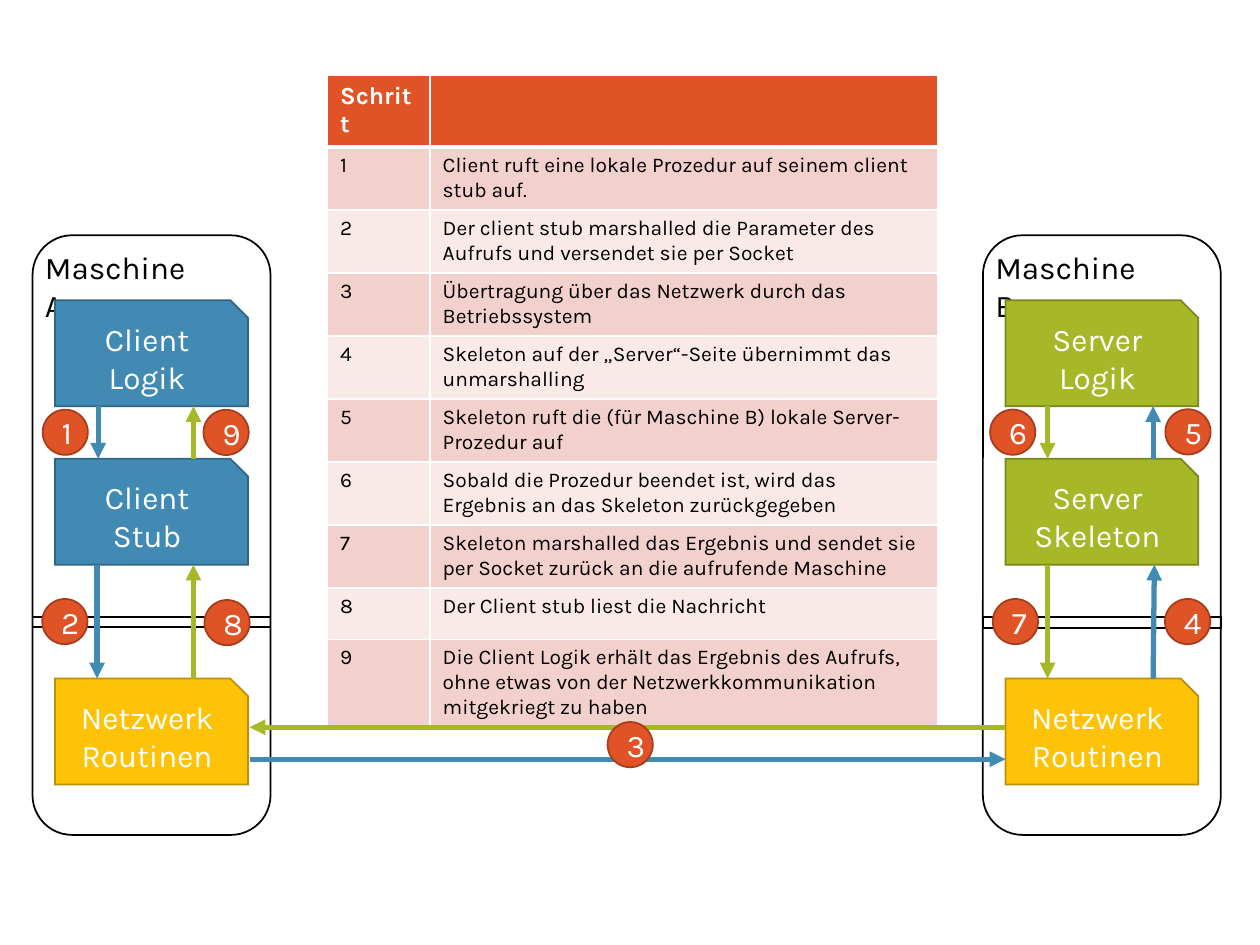
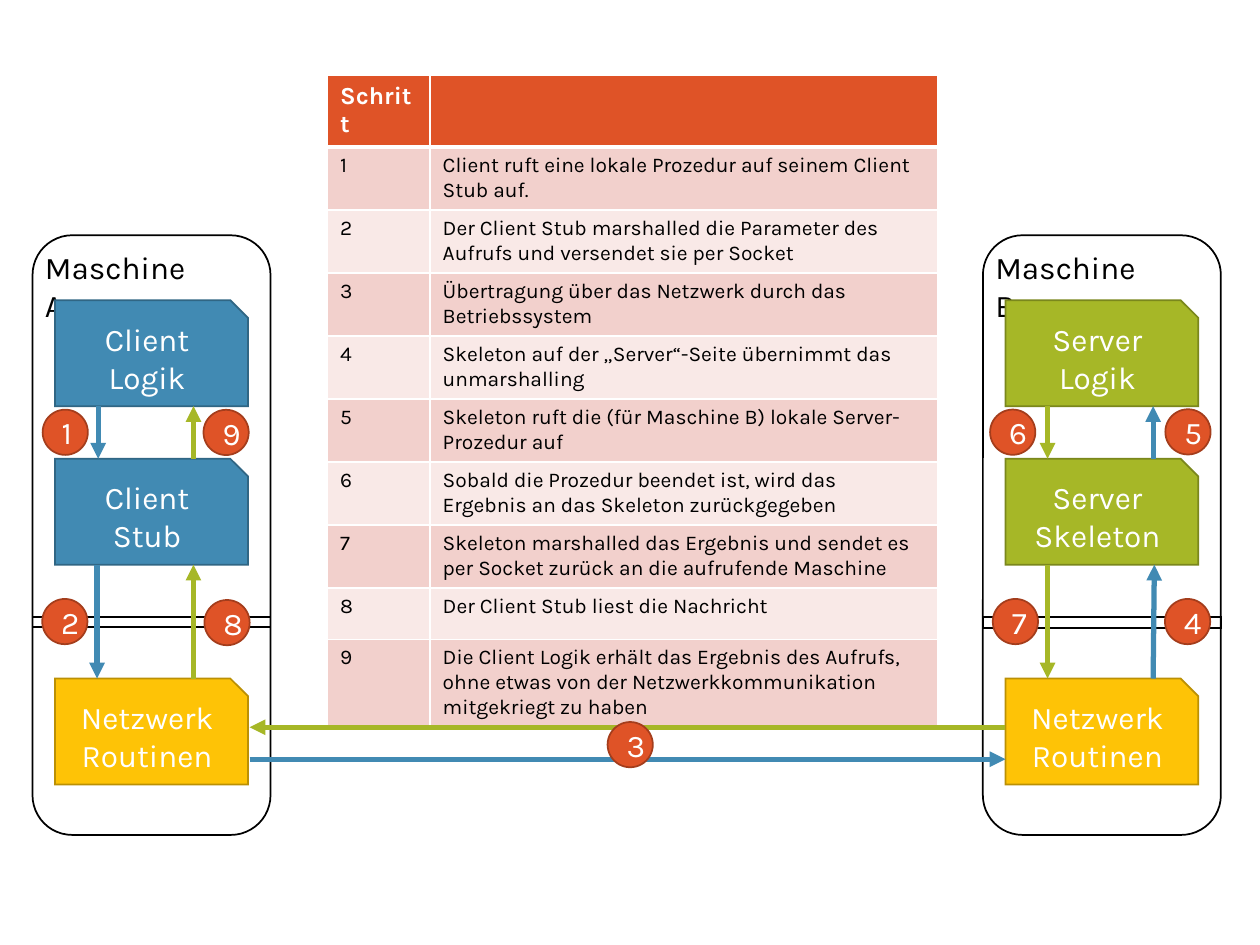
Before and after one commit to FabianWilms/hm-ba, a slide deck: slide 6 of images/ppt/graphics.pptx. Drawn at 1260x945 pixels with LibreOffice and Linux fonts; fonts in the diff are those of the drawing. Boxes give left, top, right and bottom in pixels: in the first picture for what was removed or moved away, otherwise in the second. Text is boxed around its words. In the diff, an @@ line names an element or a change of style, - is before the commit and + after.

```diff
--- a/images/ppt/graphics.pptx
+++ b/images/ppt/graphics.pptx
@@ table at (x1=328, y1=76, x2=937, y2=723) @@
-row 2, column 2: Client ruft eine lokale Prozedur auf seinem client stub auf.
+row 2, column 2: Client ruft eine lokale Prozedur auf seinem Client Stub auf.
-row 3, column 2: Der client stub marshalled die Parameter des Aufrufs und versendet sie per Socket
+row 3, column 2: Der Client Stub marshalled die Parameter des Aufrufs und versendet sie per Socket
-row 8, column 2: Skeleton marshalled das Ergebnis und sendet sie per Socket zurück an die aufrufende Maschine
+row 8, column 2: Skeleton marshalled das Ergebnis und sendet es per Socket zurück an die aufrufende Maschine
-row 9, column 2: Der Client stub liest die Nachricht
+row 9, column 2: Der Client Stub liest die Nachricht
```
Also in this commit, not shown: 2 other files.
